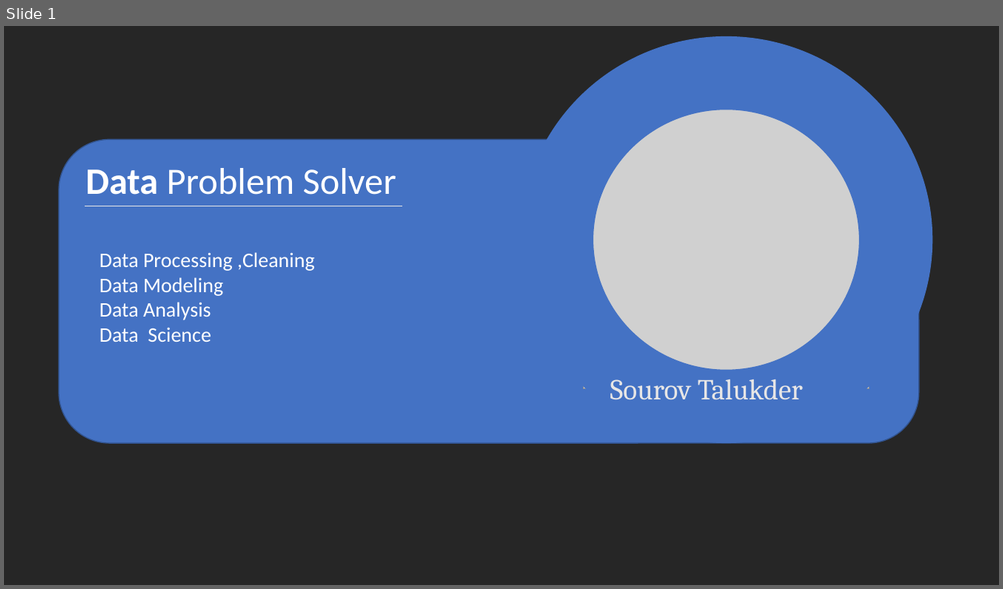
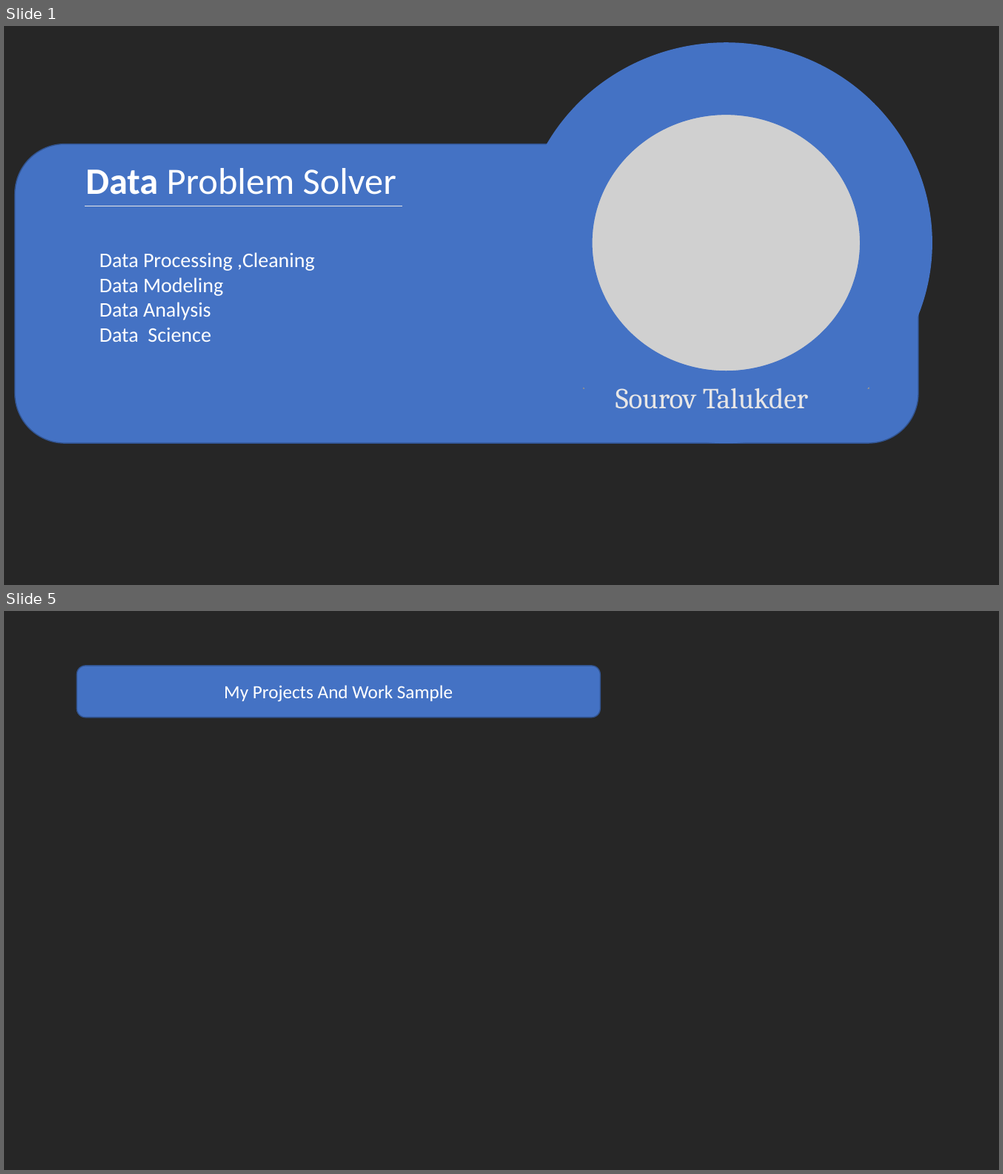
Before and after one commit to Sourov69/My-Portfolio-Website, a slide deck: Design Profile.pptx. Shown one above the other, each under a label of ours: slide 1 before the commit, slides 1 and 5 after it; the slides between them are not shown. The pictures are 1003x589 and 1003x1174 pixels, drawn with LibreOffice and Linux fonts; fonts in the diff are those of the drawing; grey boxes stand for pictures. Boxes give left, top, right and bottom in pixels: in the first picture for what was removed or moved away, otherwise in the second. Text is boxed around its words. In the diff, an @@ line names an element or a change of style, - is before the commit and + after.

```diff
--- a/Design Profile.pptx
+++ b/Design Profile.pptx
@@ slide 5 added at <box>4,611,999,1170</box>, background #262626 @@
@@ rounded rectangle added at <box>77,666,600,717</box>, fill #4472C4, outline #325491 1 pt, 18 pt, text #FFFFFF @@
+My Projects And Work Sample
@@ slide 1 changed as well @@
@@ donut: place and size @@
-donut at <box>520,36,932,444</box>
+donut at <box>520,42,932,444</box>
@@ rounded rectangle: place and size @@
-rounded rectangle at <box>59,139,919,443</box>
+rounded rectangle at <box>15,144,919,443</box>
@@ text "Sourov Talukder": place and size @@
-text "Sourov Talukder" at <box>610,380,802,400</box>
+text "Sourov Talukder" at <box>615,389,808,409</box>
```
Also in this commit, not shown: 4 other slides added, 13 other files.
